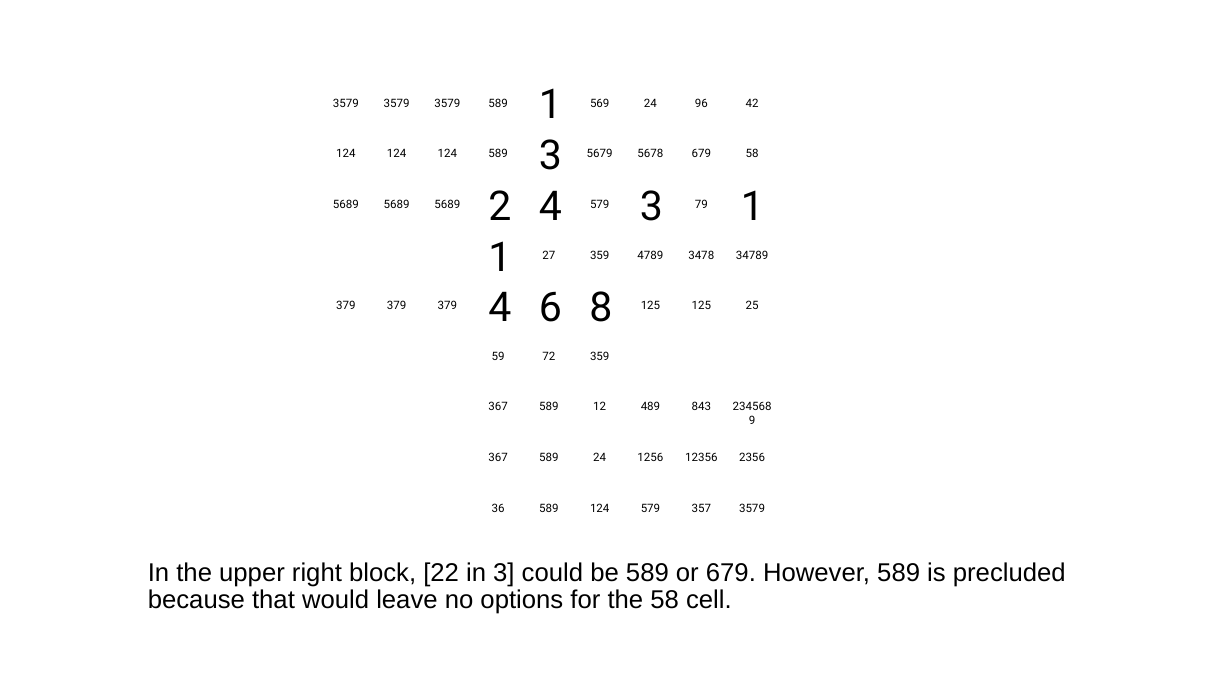
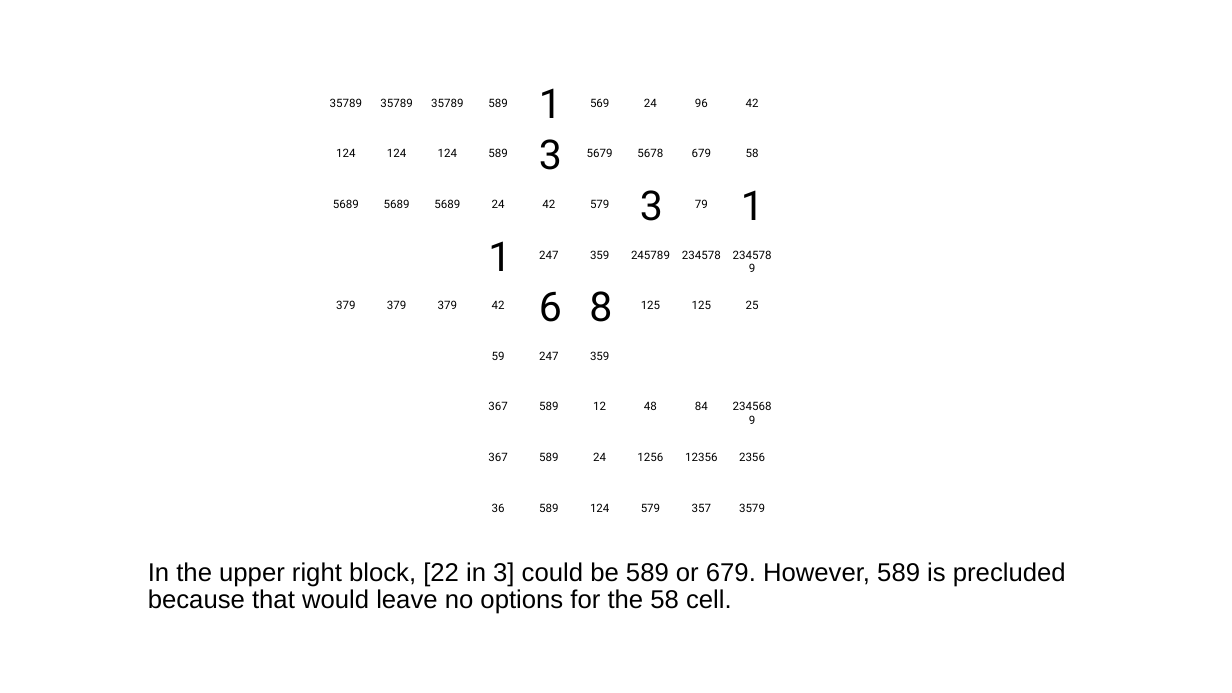
Before and after one commit to jhardis/WSJ_Number_Puzzles, a slide deck: slide 33 of 20260808_1.pptx (slide 37 before the commit). Drawn at 1232x693 pixels with LibreOffice and Linux fonts; fonts in the diff are those of the drawing; background and template pictures are left out. Boxes give left, top, right and bottom in pixels: in the first picture for what was removed or moved away, otherwise in the second. Text is boxed around its words. In the diff, an @@ line names an element or a change of style, - is before the commit and + after.

```diff
--- a/20260808_1.pptx
+++ b/20260808_1.pptx
@@ text at (330, 98, 362, 107): text changed @@
-3579
+35789
@@ text at (380, 98, 412, 107): text changed @@
-3579
+35789
@@ text at (431, 98, 463, 107): text changed @@
-3579
+35789
@@ text removed at (488, 190, 511, 220) @@
-2
@@ text added at (492, 199, 505, 208), 9 pt, text #000000 @@
+24
@@ text removed at (539, 190, 562, 220) @@
-4
@@ text added at (542, 199, 555, 208), 9 pt, text #000000 @@
+42
@@ text at (539, 250, 558, 259): text changed @@
-27
+247
@@ text at (631, 250, 670, 259): text changed @@
-4789
+245789
@@ text at (682, 250, 721, 259): text changed @@
-3478
+234578
@@ text at (736, 250, 768, 259): text changed @@
-34789
+2345789
@@ text removed at (488, 291, 511, 321) @@
-4
@@ text added at (492, 300, 505, 309), 9 pt, text #000000 @@
+42
@@ text at (539, 351, 558, 360): text changed @@
-72
+247
@@ text at (644, 401, 657, 410): text changed @@
-489
+48
@@ text at (695, 401, 708, 410): text changed @@
-843
+84
```
Also in this commit, not shown: 14 other slides changed, 10 slides removed.
